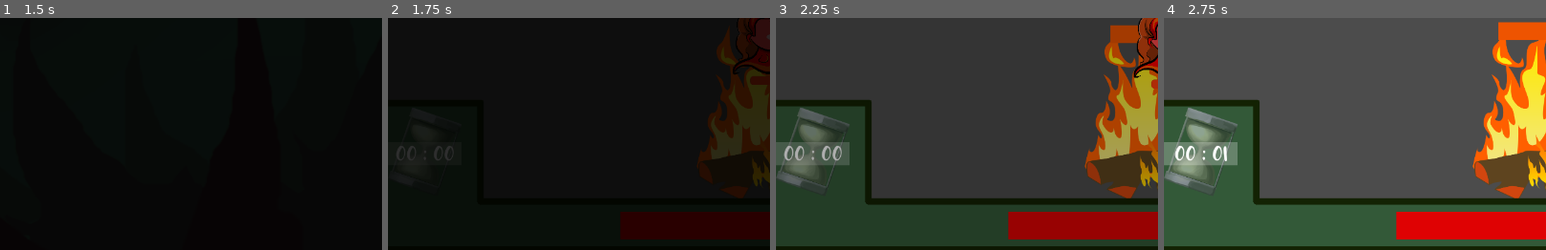
Above: before the commit, frames 1-4 (left to right).
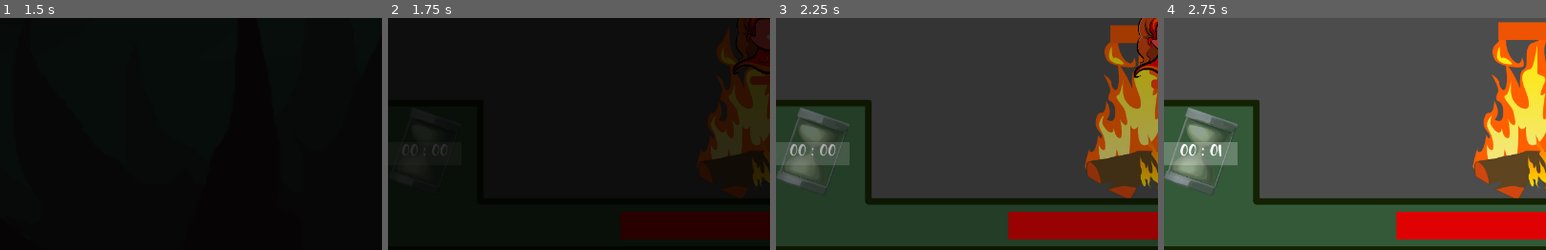
Above: after the commit, the same moments.

Repository: xenoexplorator/ludum46
Game: Godot game, scene res://UI/Menu/MainMenu.tscn
Two runs of this game, one before a commit and one after it. Both use one fixed random seed, a clock stepped at 60 frames per second and the inputs below.
Inputs:
- Up to frame 1 (1.5 s): click "{Start}" at 0.5 s; click "{Start}" at 1.25 s
- Up to frame 2 (1.75 s): no input
- Up to frame 3 (2.25 s): hold D (move_right) from 2.03 s (still down); tap Space (spawn_barrier) at 2.1 s
- Up to frame 4 (2.75 s): keep holding D (move_right)
The pictures show only the part of the screen within x 1-51%, y 50-100%; the shares and areas given below are measured in that part.

Frame 1 is identical in both runs. In frame 2, 0.1% of the frame differs, in the area x 2-17%, y 54-62%; in frame 3, 0.5%, in the area x 2-18%, y 54-62%; in frame 4, 0.5%.

Commit message:
how to remanié

Diff:
--- a/UI/Menu/HowTo.tscn
+++ b/UI/Menu/HowTo.tscn
@@ -40,18 +40,28 @@
 margin_bottom = 539.0
 size_flags_vertical = 3
 custom_fonts/normal_font = ExtResource( 2 )
-custom_colors/default_color = Color( 0.694118, 0.419608, 0.419608, 1 )
+custom_colors/default_color = Color( 0.00392157, 0.0588235, 0.0352941, 1 )
 bbcode_enabled = true
-bbcode_text = "Welcome, sprite! Your job is to protect the [tornado][color=red]flame of the campfire[/color][/tornado] from all that nasty [shake][color=blue]rain[/color][/shake] that's been falling lately.
+bbcode_text = "Welcome, sprite!
+Your job is to protect the  [tornado][color=#FF6000]campfire flame[/color][/tornado]  from all that nasty [shake][color=#197CB0]rain[/color][/shake] that's been falling lately.
 
-Use the arrow keys or WASD to move around and stop as many raindrops as you can.
+Use the arrow keys or WASD to move around and stop as many raindrops as you can to prevent the rain from wetting the logs. The longer the flame strives, the better!
 
-You can also use flame barriers to protect those logs. try pressing the space bar to summon them."
-text = "Welcome, sprite! Your job is to protect the flame of the campfire from all that nasty rain that's been falling lately.
+But, stopping the raindrops hurts you. You can however regain your health by being near or in the fire.
 
-Use the arrow keys or WASD to move around and stop as many raindrops as you can.
+You can also use flame shields to protect those logs. Try pressing the space bar to summon them. Beware, you'll need to wait while the next shield heats up.
 
-You can also use flame barriers to protect those logs. try pressing the space bar to summon them."
+Brighten up little raincatcher, sunny days are bound to be back!"
+text = "Welcome, sprite!
+Your job is to protect the  campfire flame  from all that nasty rain that's been falling lately.
+
+Use the arrow keys or WASD to move around and stop as many raindrops as you can to prevent the rain from wetting the logs. The longer the flame strives, the better!
+
+But, stopping the raindrops hurts you. You can however regain your health by being near or in the fire.
+
+You can also use flame shields to protect those logs. Try pressing the space bar to summon them. Beware, you'll need to wait while the next shield heats up.
+
+Brighten up little raincatcher, sunny days are bound to be back!"
 
 [node name="CenterContainer" type="CenterContainer" parent="VBoxContainer"]
 margin_top = 543.0
--- a/UI/fonts/PopupText.tres
+++ b/UI/fonts/PopupText.tres
@@ -3,6 +3,6 @@
 [ext_resource path="res://UI/fonts/Avocado Creamy.ttf" type="DynamicFontData" id=1]
 
 [resource]
-size = 40
+size = 32
 use_filter = true
 font_data = ExtResource( 1 )
